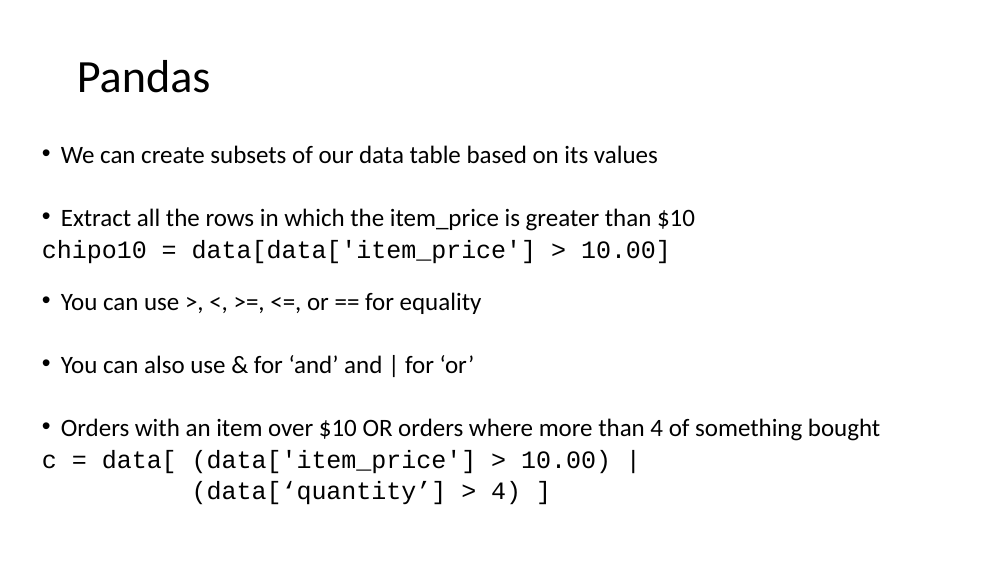
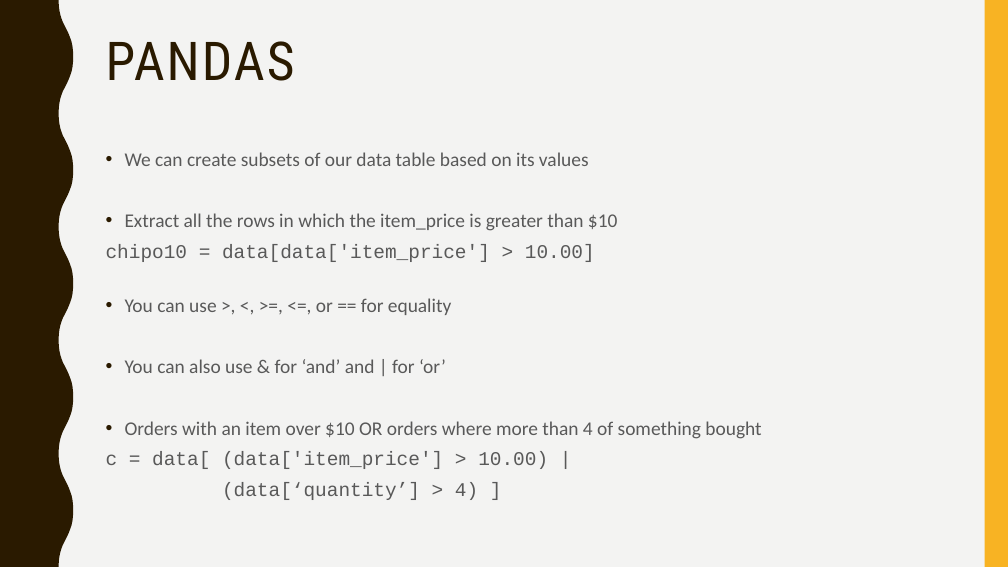
Before and after one commit to narock/scientific_computing_course, a slide deck: slide 12 of Scientific_Computing_02.pptx (slide 11 before the commit). Drawn at 1008x567 pixels with LibreOffice and Linux fonts; fonts in the diff are those of the drawing. Boxes give left, top, right and bottom in pixels: in the first picture for what was removed or moved away, otherwise in the second. Text is boxed around its words. In the diff, an @@ line names an element or a change of style, - is before the commit and + after.

```diff
--- a/Scientific_Computing_02.pptx
+++ b/Scientific_Computing_02.pptx
@@ background #FFFFFF to #F3F3F2 @@
@@ freeform shape added at (0, 0, 73, 567), fill #2A1A00 @@
@@ rectangle added at (985, 0, 1008, 567), fill #F8B323 @@
@@ title "PANDAS" at (106, 41, 295, 81): vertical alignment middle to top @@
@@ title at (106, 41, 295, 81): text changed; size 44 to 51 pt; font Calibri to Roboto Condensed; text colour #000000 to #2A1A00 @@
-Pandas
+PANDAS
@@ text "We can create subsets of ...": place and size @@
-text "We can create subsets of ..." at (42, 145, 880, 505)
+text "We can create subsets of ..." at (106, 152, 761, 500)
@@ text "We can create subsets of ..." at (106, 152, 761, 500): size 23.8 to 18.5 pt, text colour #000000 to #595959; line spacing 0.7 to 1; less space between paragraphs @@
```
Also in this commit, not shown: 13 other slides changed, 1 slide added, 3 other files.
